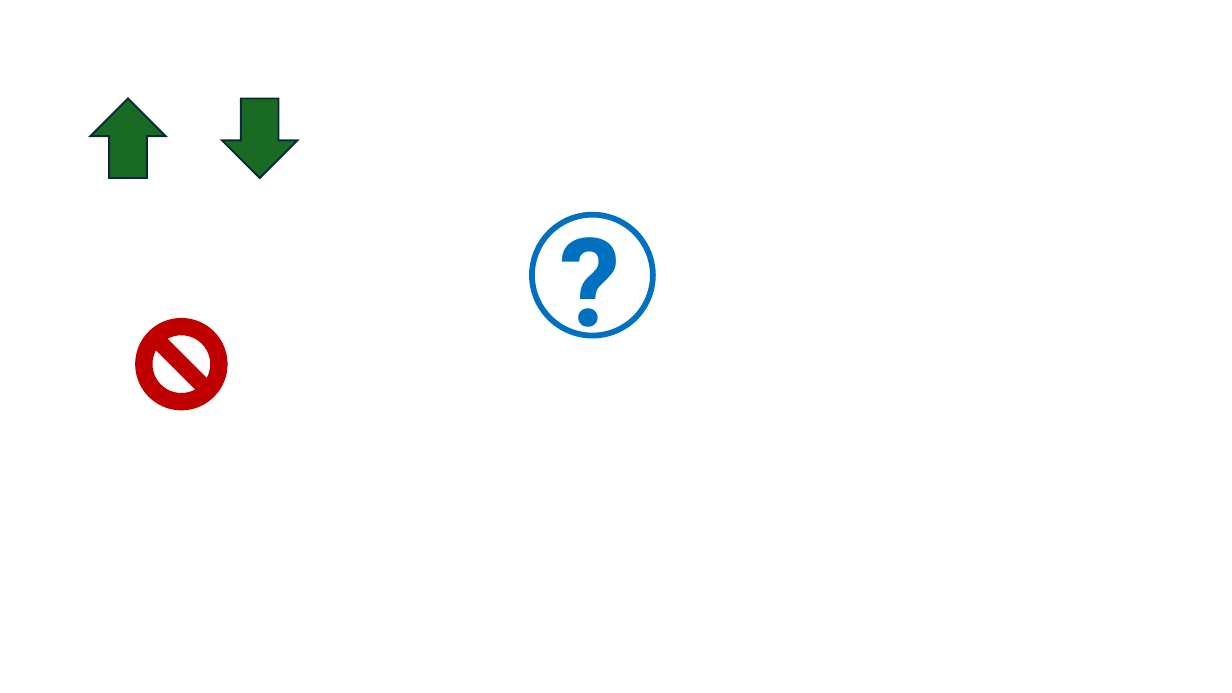
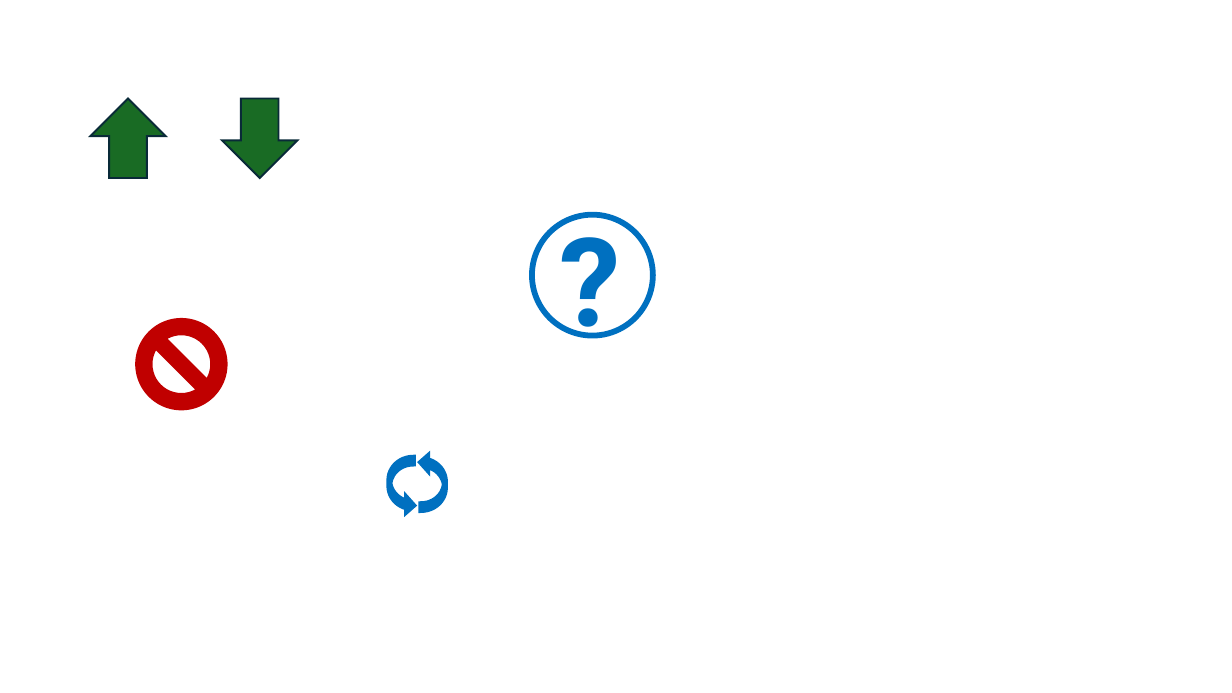
Before and after one commit to arpadkov/EnviroControl, a slide deck: slide 1 of EnviroControl/Resources/icons/designer.pptx. Drawn at 1232x693 pixels with LibreOffice and Linux fonts; fonts in the diff are those of the drawing. Boxes give left, top, right and bottom in pixels: in the first picture for what was removed or moved away, otherwise in the second. Text is boxed around its words. In the diff, an @@ line names an element or a change of style, - is before the commit and + after.

```diff
--- a/EnviroControl/Resources/icons/designer.pptx
+++ b/EnviroControl/Resources/icons/designer.pptx
@@ curved right arrow added at [389,457,413,511], fill #156082, outline #0070C0 4.5 pt @@
@@ curved right arrow added at [421,457,445,510], fill #156082, outline #0070C0 4.5 pt @@
```
Also in this commit, not shown: 1 other file.
